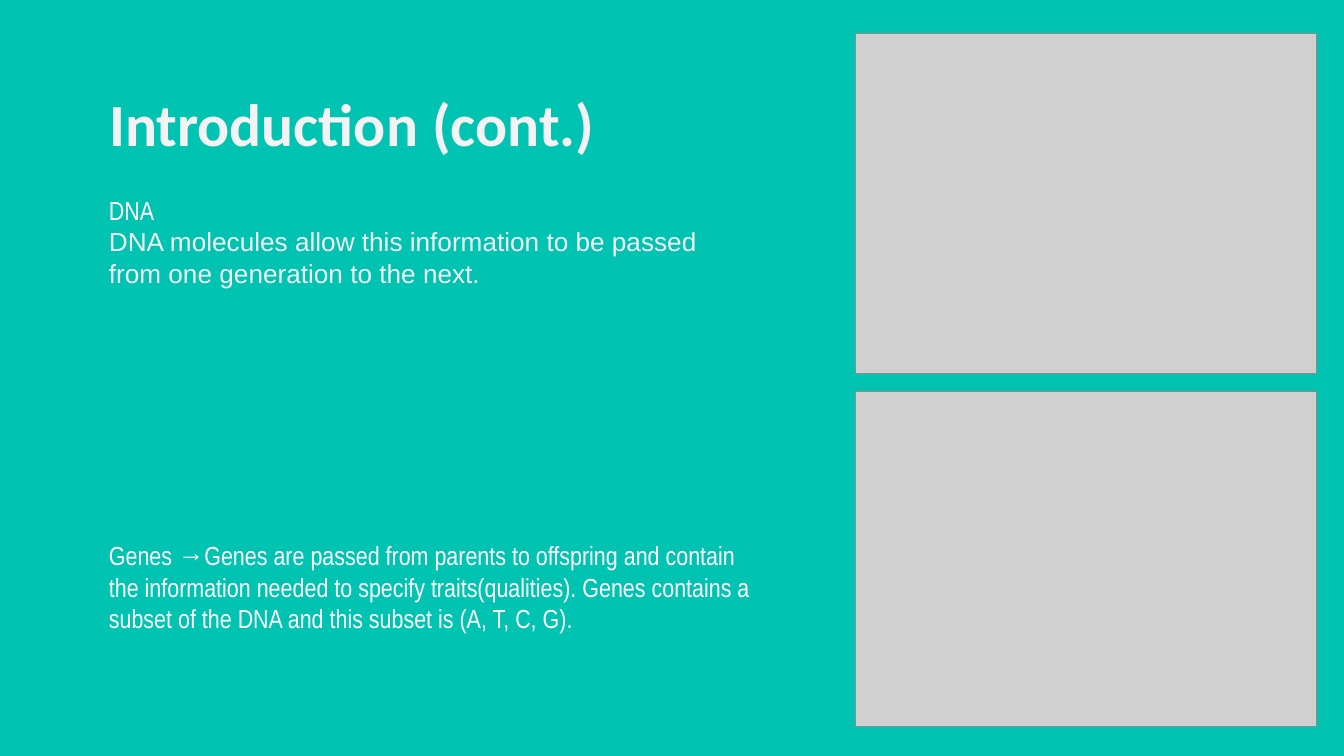
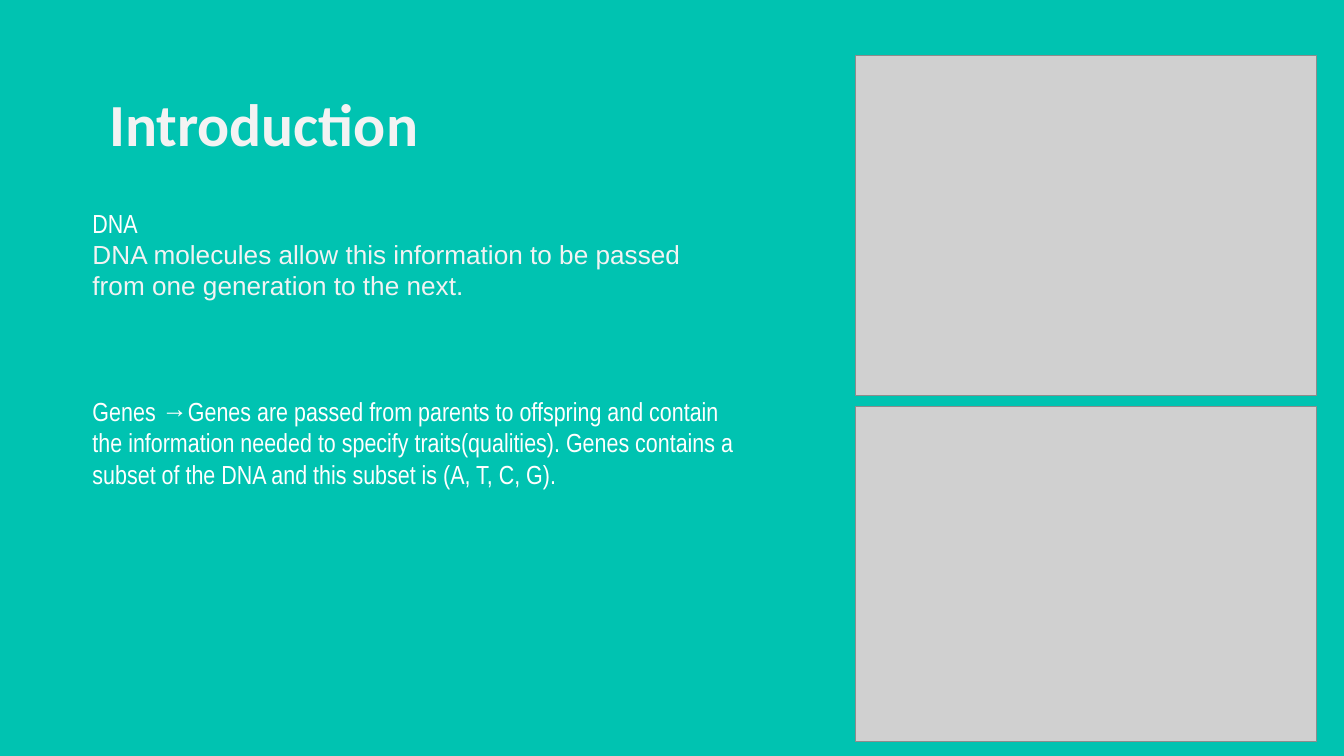
Before and after one commit to YoussifAssem/Genatac, a slide deck: slide 3 of E-Genetics/presentations/new presentation.pptx. Drawn at 1344x756 pixels with LibreOffice and Linux fonts; fonts in the diff are those of the drawing; grey boxes stand for pictures; background and template pictures are left out. Boxes give left, top, right and bottom in pixels: in the first picture for what was removed or moved away, otherwise in the second. Text is boxed around its words. In the diff, an @@ line names an element or a change of style, - is before the commit and + after.

```diff
--- a/E-Genetics/presentations/new presentation.pptx
+++ b/E-Genetics/presentations/new presentation.pptx
@@ picture: place and size @@
-picture at [855,34,1316,374]
+picture at [855,55,1316,395]
@@ subtitle at [109,104,418,147]: text changed @@
-Introduction (cont.)
+Introduction
@@ text "DNA" rewrapped from [109,202,749,633] to [92,215,733,489] @@
@@ picture: place and size @@
-picture at [855,391,1316,726]
+picture at [855,407,1316,742]
```
Also in this commit, not shown: 5 other slides changed, 1 slide removed.
